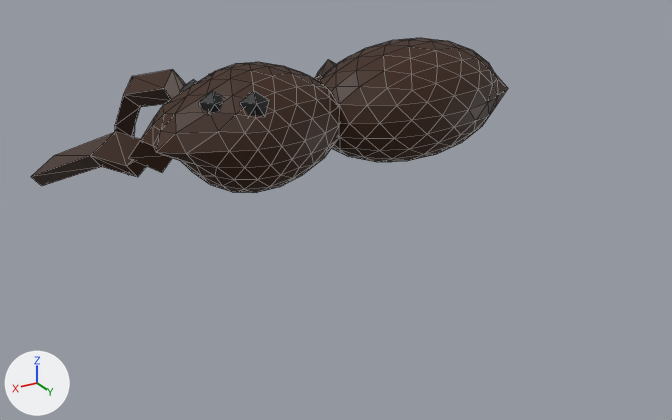
The glTF model assets/spider.glb: old version first, new version second.
Both versions are drawn from a camera (50 mm lens) standing at (1.59, 3.07, 1.11) and looking at (-0.18, 0.12, -0.36). Arrows for +X, +Y and +Z are at lower left; the lights stay in place. Mesh edges are drawn as thin lines. Where no turn or scale is listed for an object, it has been applied to the vertices. Vertices at the same position are counted once.

Names of what the first picture shows: 'back', 'front'.
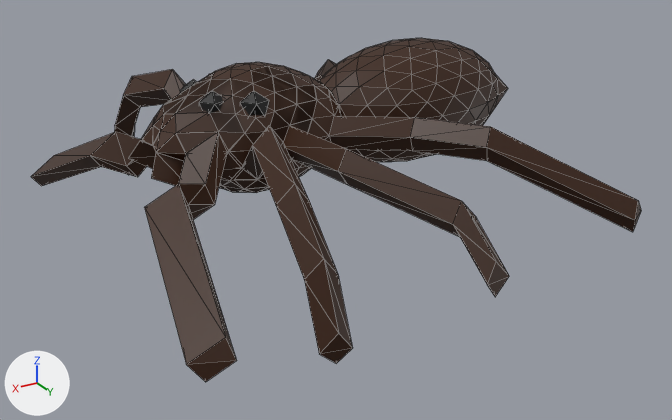
Commit message: commented out spider walk

Location of each change, (x1, y1, x2, y2) in pixels of the pictures (672 x 420 px):
```json
{"object": "front", "change": "reshaped", "before": [31, 59, 340, 193], "after": [31, 59, 641, 382]}
{"part": 1, "of": "me_icosphere_004", "change": "added", "after": [144, 66, 641, 382], "on screen": "brown"}
```

The change, as JSON lines over the scene's bpy script:
```json
{"block": "me_icosphere_004", "where": "# used by ob_front; location = (0.0, 0.0, 0.0)"}
{"op": "remove", "block": "me_icosphere_004", "code": "me_icosphere_004.from_pydata(...)  # 217 vertices, 430 faces; spans x -1.14..0.78, y -1.05..0.25, z -0.47..0.25"}
{"op": "add", "block": "me_icosphere_004", "code": "me_icosphere_004.from_pydata(...)  # 358 vertices, 798 faces; spans x -1.14..0.78, y -1.05..1.05, z -0.47..0.25"}
{"block": "me_icosphere_004", "change": "me_icosphere_004 part 1"}
{"block": "me_icosphere_004", "change": "124 vertices are added at x -1.14..0.78, y -0.25..1.05, z -0.42..0.22"}
{"block": "me_icosphere_004", "change": "6 new vertices lie (0.04, -0.04, -0.06) away from vertices in x 0.04..0.5, y -0.2..0.99, z -0.41..0.13"}
{"block": "me_icosphere_004", "change": "6 new vertices lie (0.05, 0.0, 0.07) away from vertices in x 0.17..0.28, y -0.24..0.99, z -0.41..0.08"}
{"block": "me_icosphere_004", "change": "5 new vertices lie (0.04, 0.03, -0.06) away from vertices in x -1.09..0.31, y -0.2..0.85, z -0.26..0.06"}
{"block": "me_icosphere_004", "change": "368 new faces join them"}
```
